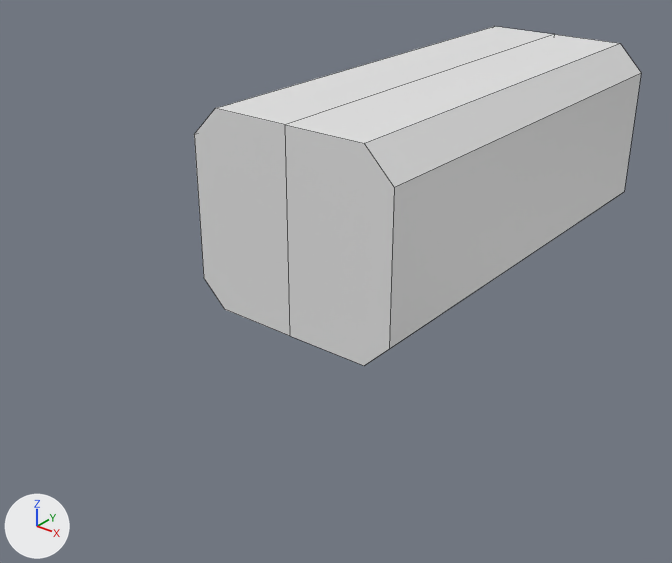
Before and after pictures for a commit that changed the Blender file animation-production.blend.
Camera for both pictures: a camera (50 mm lens) standing at (11.94, -20.22, 13.59) and looking at (-0.38, -4.82, 4.05). Every picture has the same lights, and +X, +Y and +Z are marked at lower left. Mesh edges are drawn as thin lines.

Names of what the first picture shows: 'Cargo Container'.
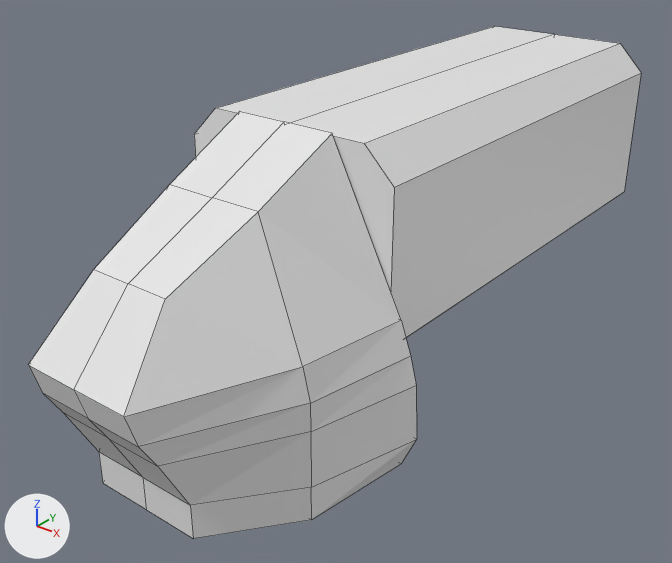
Edits to the scene script, one JSON object a line:
```json
{"op": "add", "block": "me_cube_003", "code": ["me_cube_003 = bpy.data.meshes.new('Cube.003')", "me_cube_003.from_pydata(...)  # 32 vertices, 24 faces; spans x 0.0..3.4, y -4.54..1.0, z -4.37..2.43"]}
{"op": "add", "block": "ob_ship_main", "code": ["ob_ship_main = bpy.data.objects.new('Ship Main', me_cube_003)", "ob_ship_main.location = (0.0, -7.92, 6.0)", "_m = ob_ship_main.modifiers.new('Mirror', 'MIRROR')", "_m.use_clip = True"]}
```

Location of each change, (x1, y1, x2, y2) in pixels of the pictures (672 x 563 px):
```json
{"object": "Ship Main", "change": "added", "after": [28, 112, 417, 538]}
```
